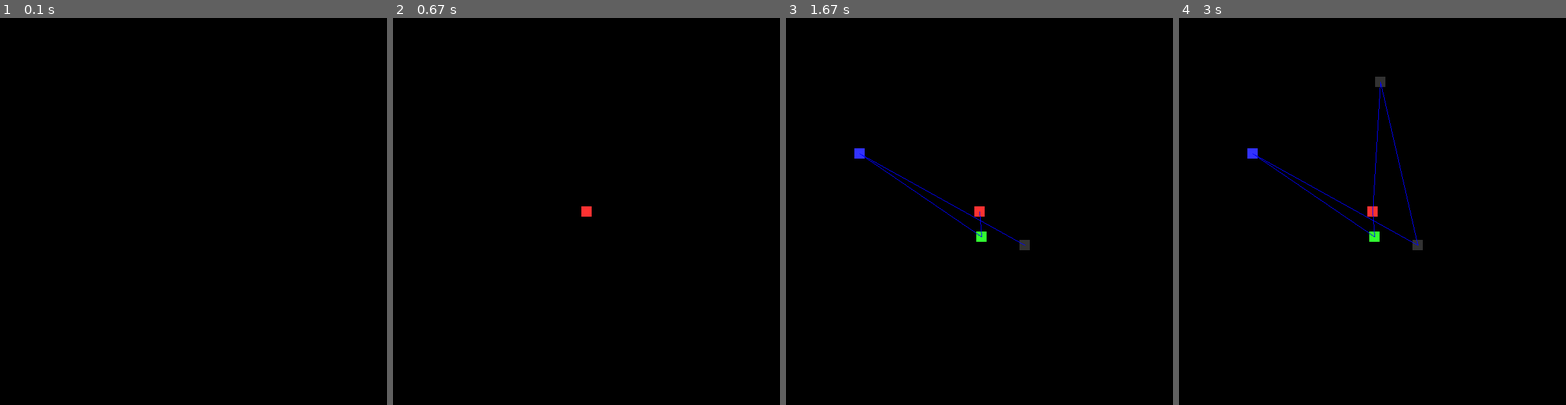
Above: before the commit, frames 1-4 (left to right).
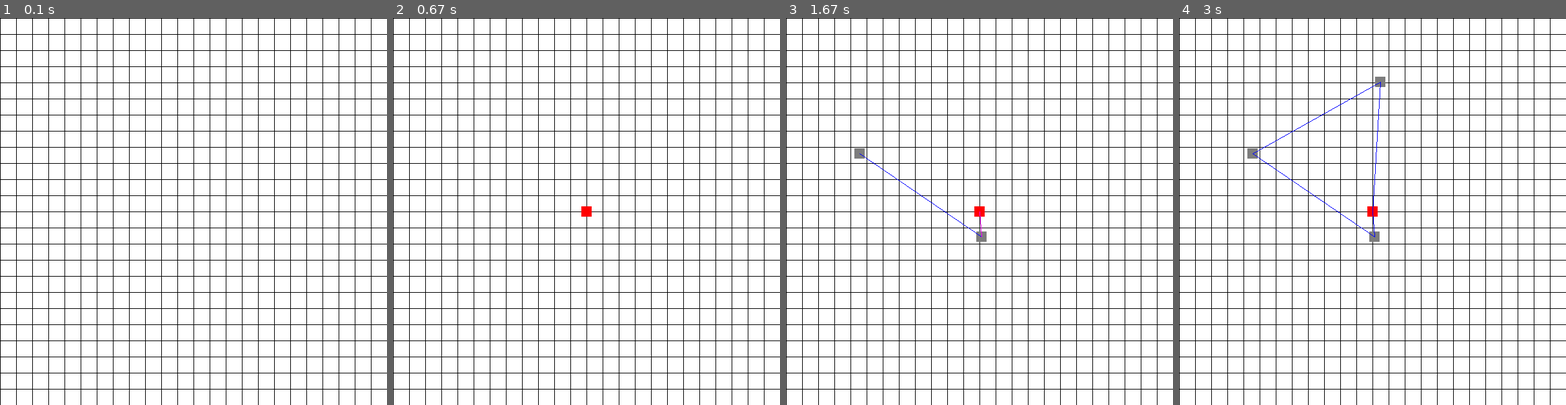
Above: after the commit, the same moments.

Repository: Jack9025/shape-pygame
Game: pygame game, started from game.py
Same seed, same stepped clock (60 frames per second), same inputs: the game is played once before the commit and once after it.
Inputs (mouse positions are in pixels of both pictures, inside the frame that each line leads up to):
- Up to frame 1 (0.1 s): no input
- Up to frame 2 (0.67 s): click (586, 211) at 0.38 s
- Up to frame 3 (1.67 s): click (979, 234) at 0.72 s; click (859, 153) at 1.05 s; click (1025, 246) at 1.38 s
- Up to frame 4 (3 s): click (1380, 79) at 1.72 s; click (1372, 211) at 2.05 s

The runs differ from the first frame. In frame 1, 92% of the frame differs, in the area x 0-100%, y 0-100%; in frame 2, 92%; in frame 3, 92%; in frame 4, 92%.

Commit message:
Third commit

Diff:
--- a/game.py
+++ b/game.py
@@ -1,7 +1,10 @@
 import pygame
 
 pygame.init()
-size = (600, 600)
+WIDTH = 600
+HEIGHT = 600
+UNIT = 25
+size = (WIDTH, HEIGHT)
 screen = pygame.display.set_mode(size)
 pygame.display.set_caption("Draw a shape")
 
@@ -20,12 +23,25 @@
     x3, y3 = p3
     x4, y4 = p4
     denom = ((x1 - x2) * (y3 - y4) - (y1 - y2) * (x3 - x4))
+    if denom == 0:
+        return False
     t = ((x1 - x3) * (y3 - y4) - (y1 - y3) * (x3 - x4)) / denom
-    u = ((x1 - x2) * (y1 - y3) - (y1 - y2) * (x1 - x3)) / denom
+    u = -((x1 - x2) * (y1 - y3) - (y1 - y2) * (x1 - x3)) / denom
     return 0 <= t <= 1 and 0 <= u <= 1
 
 
+def calc_size():
+    a = 0
+    for i, c in enumerate(corners):
+        n_c = corners[(i + 1) % len(corners)]
+        a += c[0] * n_c[1] - n_c[0] * c[1]
+    return a / 2 / (UNIT ** 2)
+
+
 corners = []
+
+m = None
+n = None
 
 running = True
 while running:
@@ -45,26 +61,41 @@
                     num_overlap = len(set(x for x in corners if overlap(pos, x)))
                     if len(set(x for x in corners if overlap(pos, x))) == 1:
                         if overlap(pos, corners[0]):
+                            print(calc_size())
                             is_shape_finished = True
                     elif not is_shape_finished:
+                        m = None
+                        n = None
                         has_overlap = False
-                        for i in range(len(corners) - 1):
+                        for i in range(len(corners) - 2):
                             if line_line_intersection(corners[-1], pos, corners[i], corners[i + 1]):
+                                m = corners[i]
+                                n = corners[i + 1]
                                 has_overlap = True
                                 break
                         if not has_overlap:
                             corners.append(pos)
 
-    screen.fill((0, 0, 0))
+    screen.fill((255, 255, 255))
+
+    for x in range(WIDTH // UNIT):
+        pygame.draw.line(screen, (0, 0, 0), (x * 25, 0), (x * 25, HEIGHT), 1)
+
+    for y in range(HEIGHT // UNIT):
+        pygame.draw.line(screen, (0, 0, 0), (0, y * 25), (WIDTH, y * 25), 1)
 
     for i, (x, y) in enumerate(corners):
-        pygame.draw.rect(screen, (255 if i == 0 else 50, 255 if i == 1 else 50, 255 if i == 2 else 50), (x - PADDING, y - PADDING, PADDING * 2, PADDING * 2))
+        pygame.draw.rect(screen, (255 if i == 0 else 125, 0 if i == 0 else 125, 0 if i == 0 else 125),
+                         (x - PADDING, y - PADDING, PADDING * 2, PADDING * 2))
 
     for i, (x, y) in enumerate(corners):
         if not is_shape_finished and i == len(corners) - 1:
             continue
         pygame.draw.line(screen, (0, 0, 255), (x, y), corners[(i + 1) % len(corners)])
 
+    if m:
+        pygame.draw.line(screen, (255, 0, 255), m, n)
+
     pygame.display.flip()
 
 pygame.quit()
